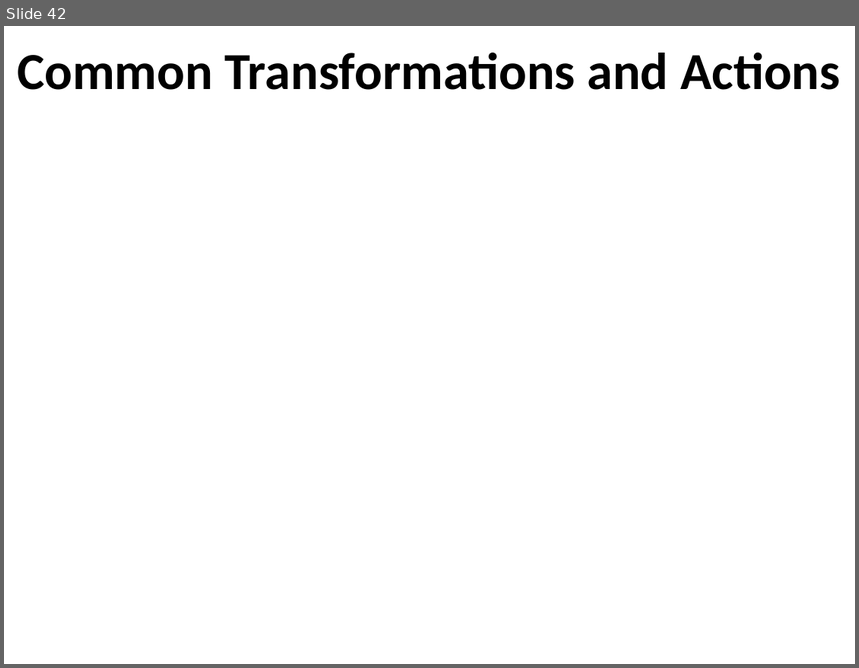
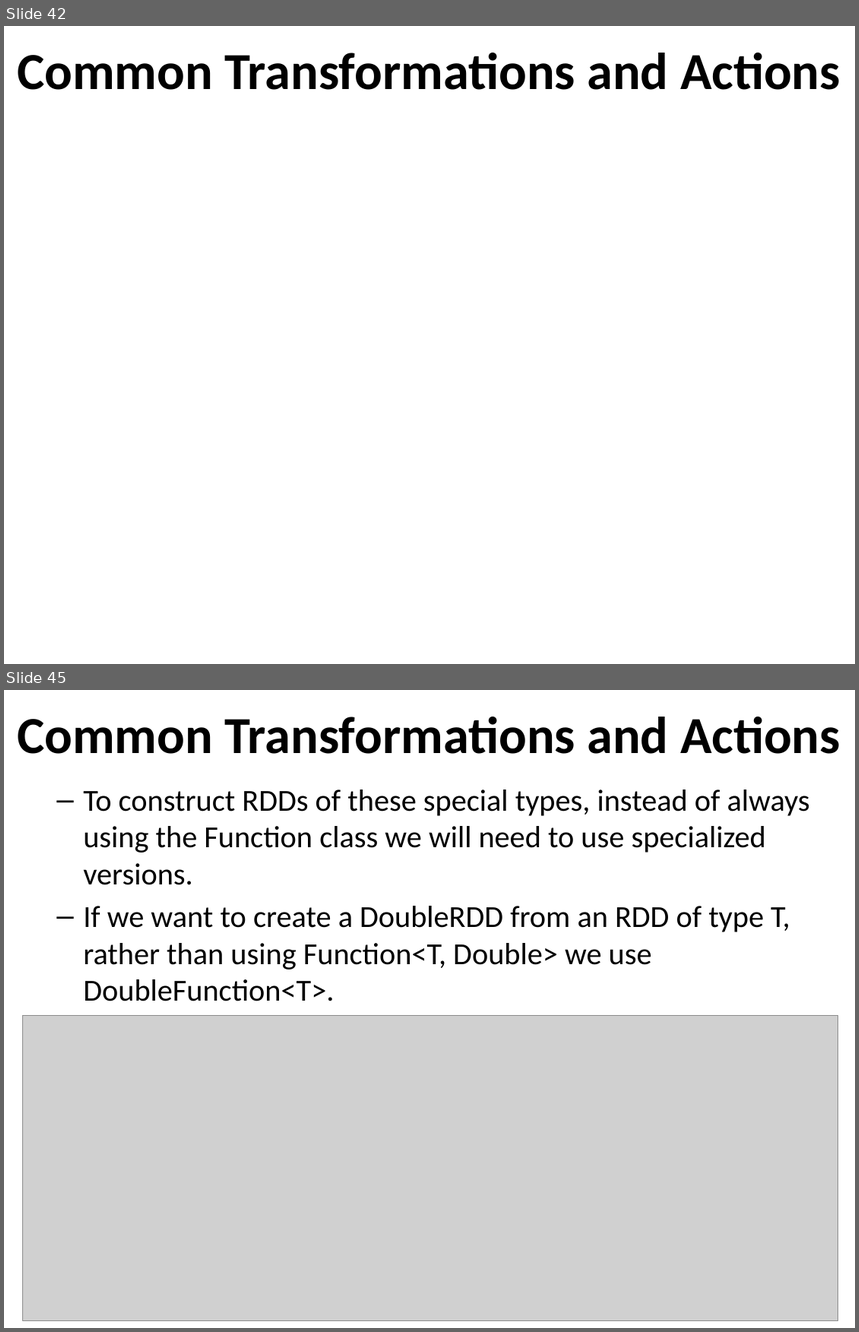
Before and after one commit to email2dorababu/SCALA_Reading, a slide deck: Spark_PPT/Spark_Learning_Spark_part2.pptx. Shown one above the other, each under a label of ours: slide 42 before the commit, slides 42 and 45 after it; the slides between them are not shown. The pictures are 859x668 and 859x1332 pixels, drawn with LibreOffice and Linux fonts; fonts in the diff are those of the drawing; grey boxes stand for pictures; background and template pictures are left out. Boxes give left, top, right and bottom in pixels: in the first picture for what was removed or moved away, otherwise in the second. Text is boxed around its words. In the diff, an @@ line names an element or a change of style, - is before the commit and + after.

```diff
--- a/Spark_PPT/Spark_Learning_Spark_part2.pptx
+++ b/Spark_PPT/Spark_Learning_Spark_part2.pptx
@@ slide 45 added at (x1=4, y1=690, x2=855, y2=1328), background #FFFFFF @@
@@ title added at (x1=17, y1=717, x2=841, y2=754), 44 pt, text #000000, bold @@
+Common Transformations and Actions
@@ text added at (x1=83, y1=790, x2=817, y2=1053), 25.9 pt, text #000000 @@
+  – To construct RDDs of these special types, instead of always using the Function class we will need to use specialized versions.
+  – If we want to create a DoubleRDD from an RDD of type T, rather than using Function<T, Double> we use DoubleFunction<T>.
+  – Below table shows the specialized functions and their uses.
@@ picture added at (x1=23, y1=1016, x2=838, y2=1322) @@
```
Also in this commit, not shown: 1 slide changed, 7 other slides added, 1 other file.
